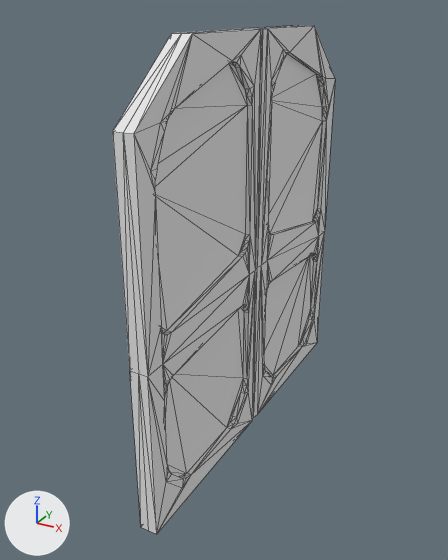
The FBX model models/EscPod/EscPod_03a.fbx: old version first, new version second.
One viewpoint serves both versions: a 50 mm lens placed at (0.192, -0.493, 0.913), pointed at (-0.401, 0.587, 0.373). Arrows for +X, +Y and +Z are at lower left; the lights stay in place. Mesh edges are drawn as thin lines. Where no turn or scale is listed for an object, it has been applied to the vertices.

Script lines for the objects in view, before the commit:
```python
me_escpod_door_01 = bpy.data.meshes.new('EscPod_Door_01')
me_escpod_door_01.from_pydata(...)  # 231 vertices, 458 faces; spans x -0.383..-0.345, y 0.221..0.64, z 0.0..0.876
me_escpod_door_01.materials.append(mat_material3)  # white #e7e7e7
me_escpod_door_02 = bpy.data.meshes.new('EscPod_Door_02')
me_escpod_door_02.from_pydata(...)  # 231 vertices, 458 faces; spans x -0.383..-0.345, y 0.64..1.059, z 0.0..0.876
me_escpod_door_02.materials.append(mat_material3)  # white #e7e7e7
ob_escpod_door_01 = bpy.data.objects.new('EscPod_Door_01', me_escpod_door_01)
ob_escpod_door_01.location = (0.0, 0.0, 0.0)
ob_escpod_door_02 = bpy.data.objects.new('EscPod_Door_02', me_escpod_door_02)
ob_escpod_door_02.location = (0.0, 0.0, 0.0)
```
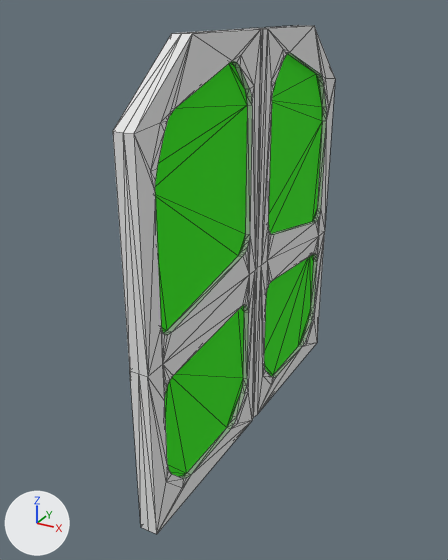
Commit message: Escape pod glass door

Changed parts and their boxes [x1, y1, x2, y2] in the pictures (448 x 560 px):
part 1 of me_escpod_door_02, recoloured (white to green)
    both: [264, 54, 323, 376]
part 2 of me_escpod_door_01, recoloured (white to green)
    both: [155, 62, 247, 477]

Diff of the bpy script that builds the scene:
```diff
--- a/models/EscPod/EscPod_03a.fbx.py
+++ b/models/EscPod/EscPod_03a.fbx.py
@@ mat_material4 @@
+mat_material4 = principled_material('Material4')
+mat_material4.base_color = (0.0276, 0.8, 0.0)  # green #2ee700
+mat_material4.roughness = 0.929
@@ me_escpod_door_02 @@
 me_escpod_door_02.from_pydata(...)  # 231 vertices, 458 faces; spans x -0.383..-0.345, y 0.64..1.059, z 0.0..0.876
 # used by ob_escpod_door_02; location = (0.0, 0.0, 0.0)
+# me_escpod_door_02 part 1: 82 of the faces centred in x -0.372..-0.355, y 0.69..1.011, z 0.053..0.823 switch from mat_material3 (white #e7e7e7) to mat_material4 (green #2ee700)
@@ me_escpod_door_01 @@
 me_escpod_door_01.from_pydata(...)  # 231 vertices, 458 faces; spans x -0.383..-0.345, y 0.221..0.64, z 0.0..0.876
 # used by ob_escpod_door_01; location = (0.0, 0.0, 0.0)
+# me_escpod_door_01 part 2: 82 of the faces centred in x -0.372..-0.355, y 0.269..0.59, z 0.053..0.823 switch from mat_material3 (white #e7e7e7) to mat_material4 (green #2ee700)
```
